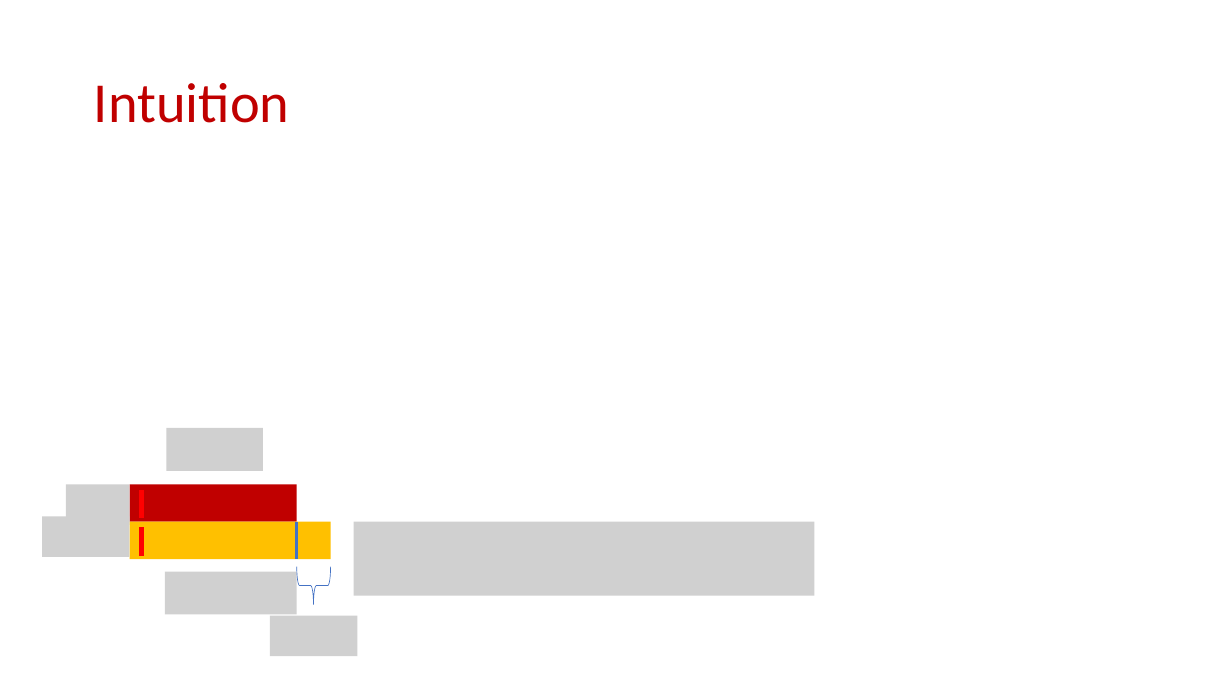
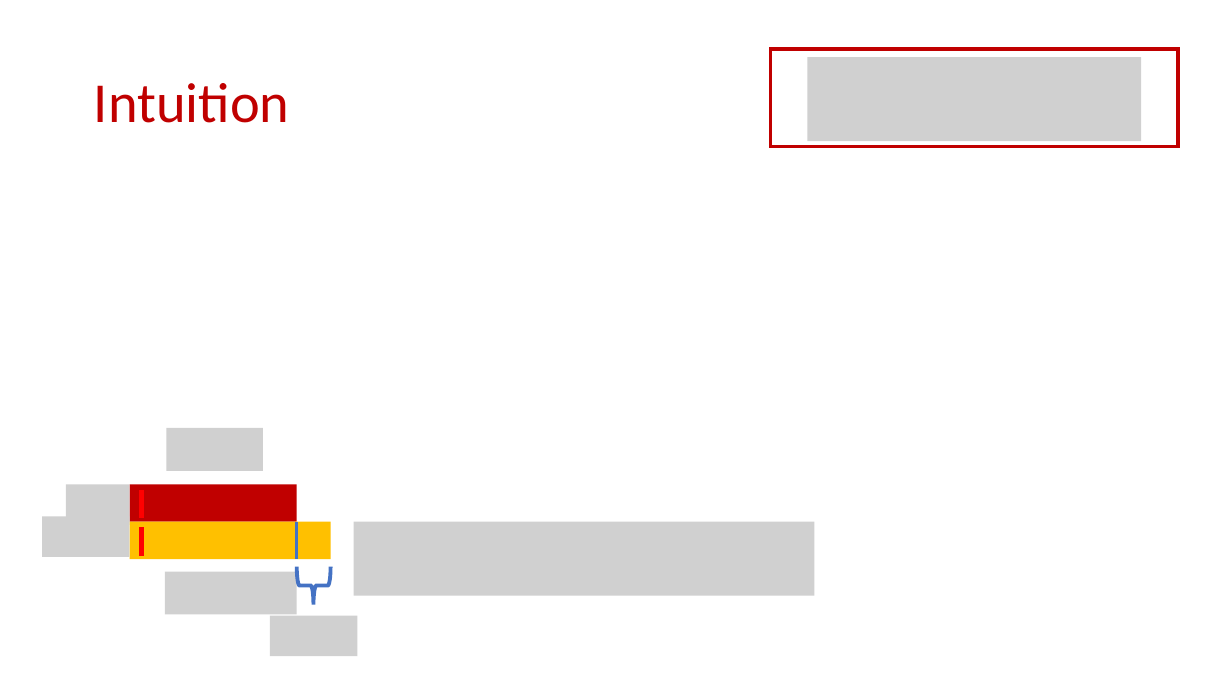
Before and after one commit to samsonzhou/samsonzhou.github.io, a slide deck: slide 40 of other-talks/Tight Bounds for Adversarially Robust Streams and Sliding.pptx. Drawn at 1232x693 pixels with LibreOffice and Linux fonts; fonts in the diff are those of the drawing; grey boxes stand for pictures. Boxes give left, top, right and bottom in pixels: in the first picture for what was removed or moved away, otherwise in the second. Text is boxed around its words. In the diff, an @@ line names an element or a change of style, - is before the commit and + after.

```diff
--- a/other-talks/Tight Bounds for Adversarially Robust Streams and Sliding.pptx
+++ b/other-talks/Tight Bounds for Adversarially Robust Streams and Sliding.pptx
@@ rectangle added at bbox=[771, 49, 1178, 146], outline #C00000 3 pt @@
@@ picture added at bbox=[808, 57, 1141, 141] @@
@@ right brace at bbox=[297, 567, 331, 604]: outline #4472C4 0.5 pt to #4472C4 3 pt @@
```
Also in this commit, not shown: 19 other slides changed, 8 slides added, 1 slide removed, 1 other file.
